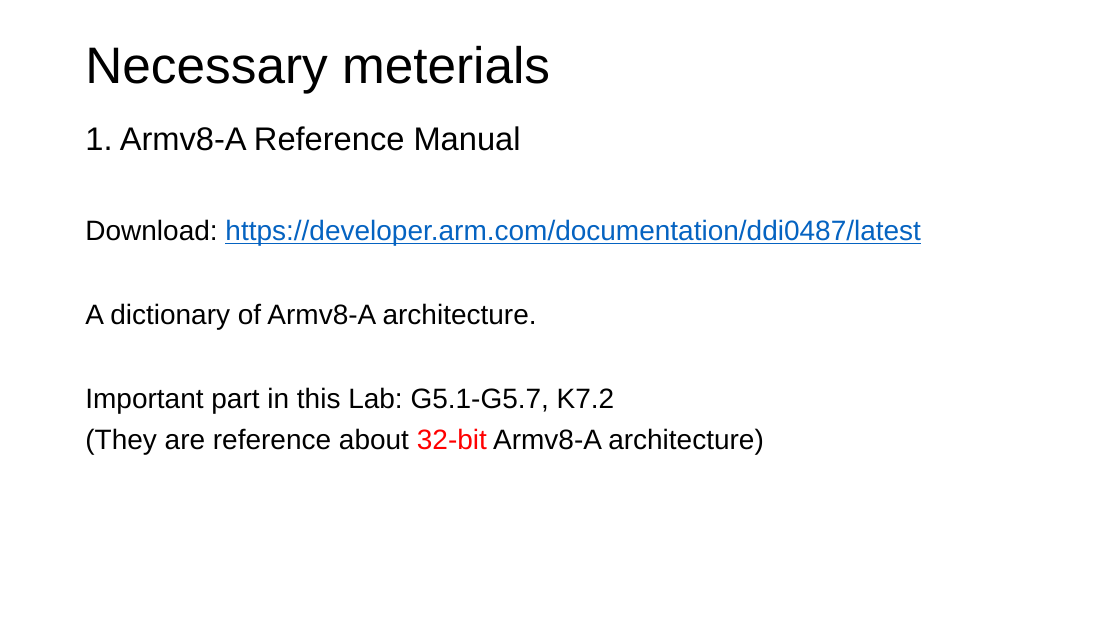
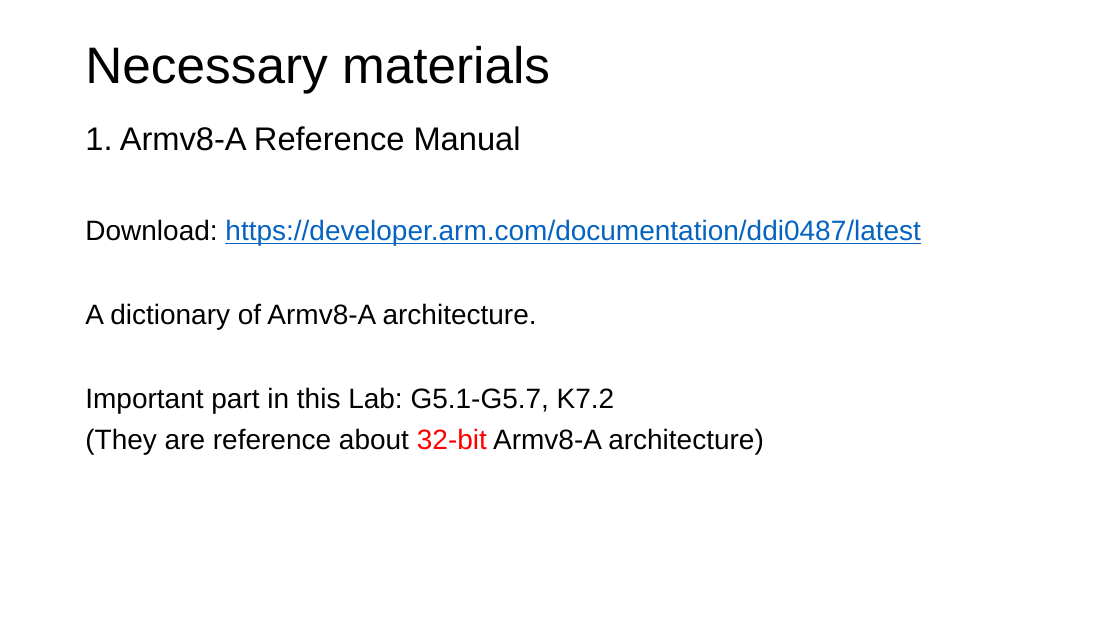
Before and after one commit to Compass-All/nailgun-teaching, a slide deck: slide 38 of defense-lab/NailgunDefense.pptx (slide 37 before the commit). Drawn at 1120x630 pixels with LibreOffice and Linux fonts; fonts in the diff are those of the drawing; background and template pictures are left out. Boxes give left, top, right and bottom in pixels: in the first picture for what was removed or moved away, otherwise in the second. Text is boxed around its words. In the diff, an @@ line names an element or a change of style, - is before the commit and + after.

```diff
--- a/defense-lab/NailgunDefense.pptx
+++ b/defense-lab/NailgunDefense.pptx
@@ title at [85, 45, 550, 93]: text changed @@
-Necessary meterials
+Necessary materials
```
Also in this commit, not shown: 6 other slides changed, 1 slide added, 1 other file.
